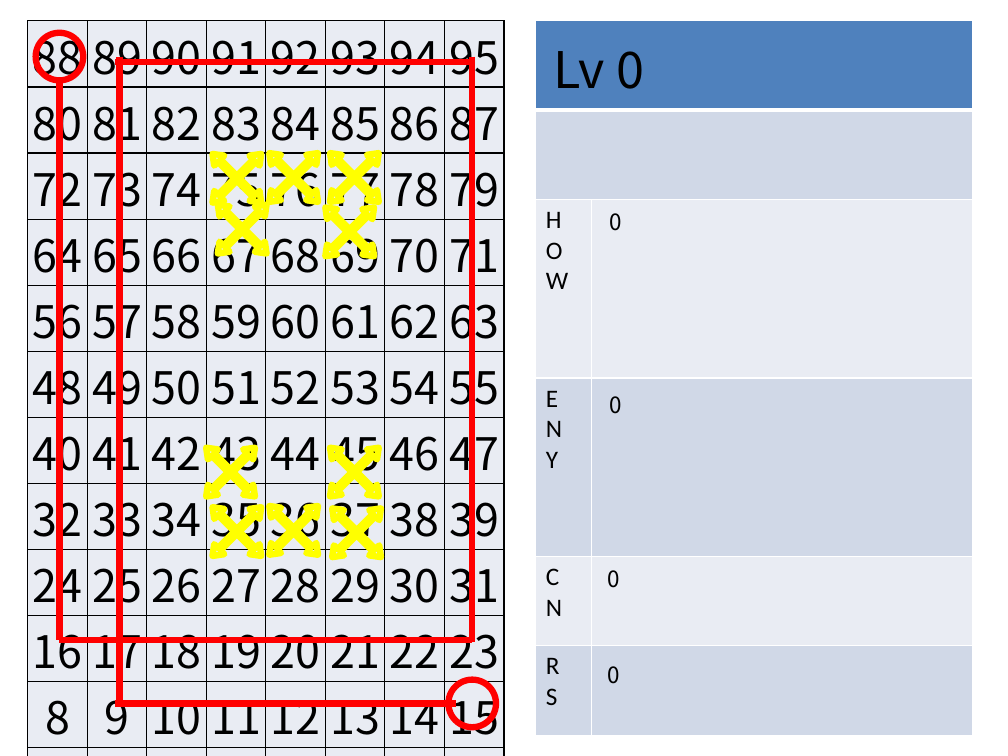
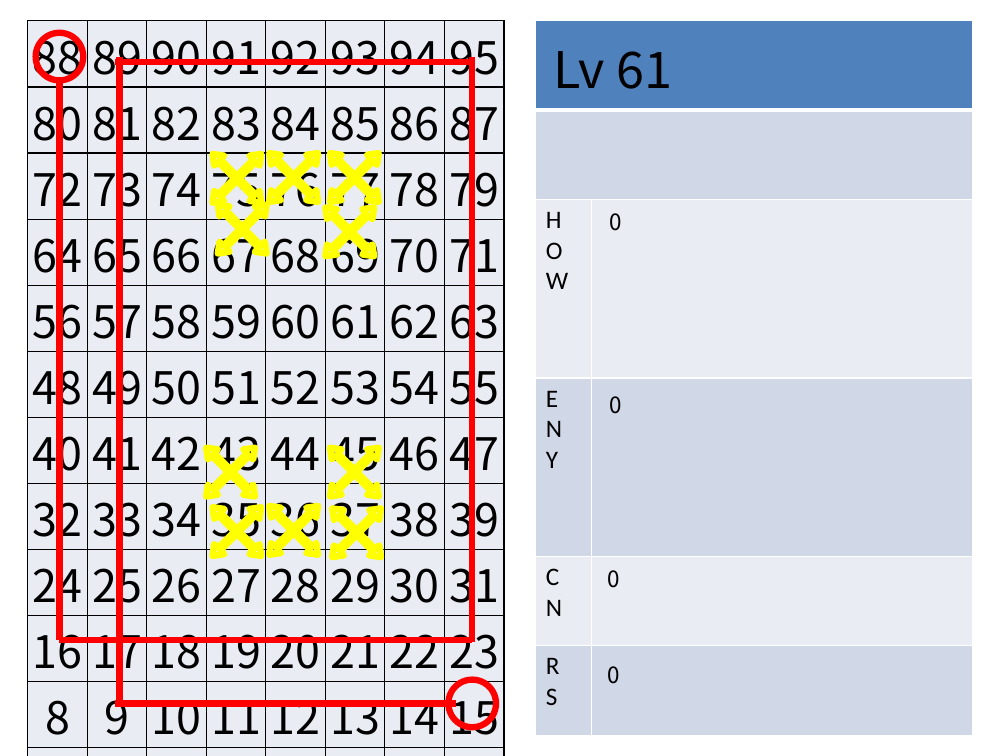
Before and after one commit to Crasader/ColorDefence, a slide deck: slide 74 of LEVELS.pptx (slide 65 before the commit). Drawn at 1008x756 pixels with LibreOffice and Linux fonts; fonts in the diff are those of the drawing. Boxes give left, top, right and bottom in pixels: in the first picture for what was removed or moved away, otherwise in the second. Text is boxed around its words. In the diff, an @@ line names an element or a change of style, - is before the commit and + after.

```diff
--- a/LEVELS.pptx
+++ b/LEVELS.pptx
@@ text at (554, 51, 672, 89): text changed @@
-Lv 0
+Lv 61
```
Also in this commit, not shown: 6 other slides changed, 21 slides added, 3 other files.
